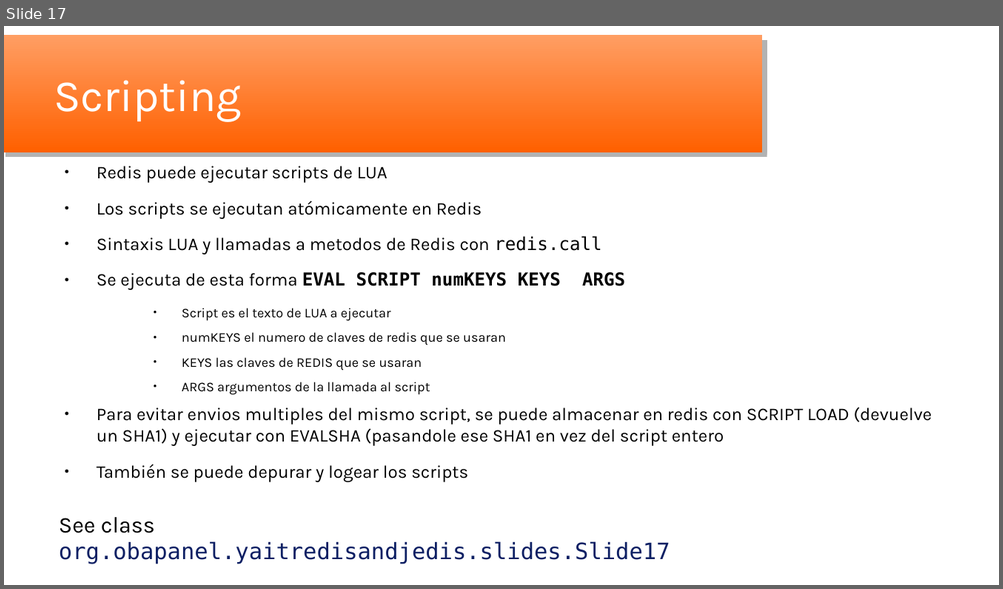
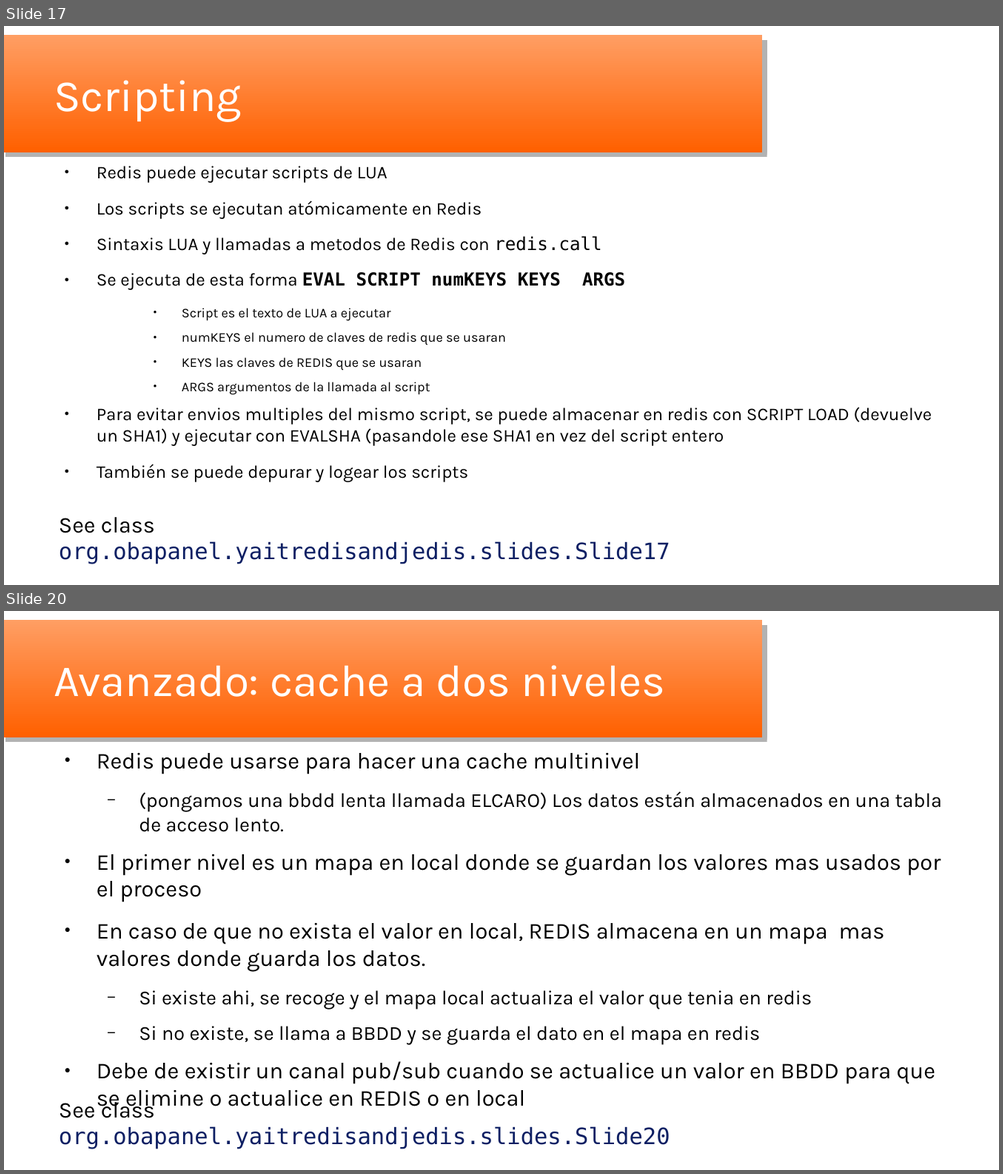
Before and after one commit to oscar-besga-panel/YaitRedisAndJedis, a slide deck: YaitRedisJedis_es.odp. Shown one above the other, each under a label of ours: slide 17 before the commit, slides 17 and 20 after it; the slides between them are not shown. The pictures are 1003x589 and 1003x1174 pixels, drawn with LibreOffice and Linux fonts; fonts in the diff are those of the drawing; background and template pictures are left out. Boxes give left, top, right and bottom in pixels: in the first picture for what was removed or moved away, otherwise in the second. Text is boxed around its words. In the diff, an @@ line names an element or a change of style, - is before the commit and + after.

```diff
--- a/YaitRedisJedis_es.odp
+++ b/YaitRedisJedis_es.odp
@@ slide 20 added at box(4, 611, 999, 1170), background #FFFFFF; not listed: 1 template element that a slide beside it also shows @@
@@ title added at box(54, 665, 665, 697), 35.7 pt, text #FFFFFF @@
+Avanzado: cache a dos niveles
@@ text added at box(96, 753, 942, 1085), 18.2 pt, text #000000 @@
+● Redis puede usarse para hacer una cache multinivel
+  − (pongamos una bbdd lenta llamada ELCARO) Los datos están almacenados en una tabla de acceso lento.
+● El primer nivel es un mapa en local donde se guardan los valores mas usados por el proceso
+● En caso de que no exista el valor en local, REDIS almacena en un mapa mas valores donde guarda los datos.
+  − Si existe ahi, se recoge y el mapa local actualiza el valor que tenia en redis
+  − Si no existe, se llama a BBDD y se guarda el dato en el mapa en redis
+● Debe de existir un canal pub/sub cuando se actualice un valor en BBDD para que se elimine o actualice en REDIS o en local
@@ text added at box(59, 1098, 670, 1150), 18 pt, text #0D1F63 @@
+See class org.obapanel.yaitredisandjedis.slides.Slide20
```
Also in this commit, not shown: 1 slide changed, 2 other slides added, 5 other files.
